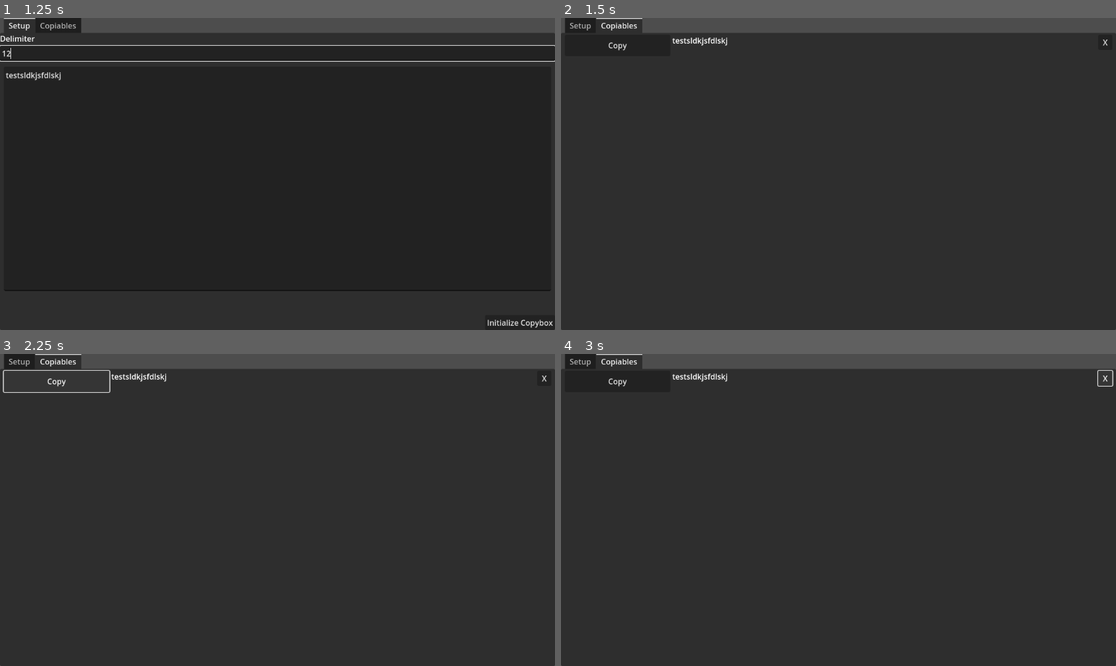
Above: before the commit, frames 1-4 (two rows, left to right).
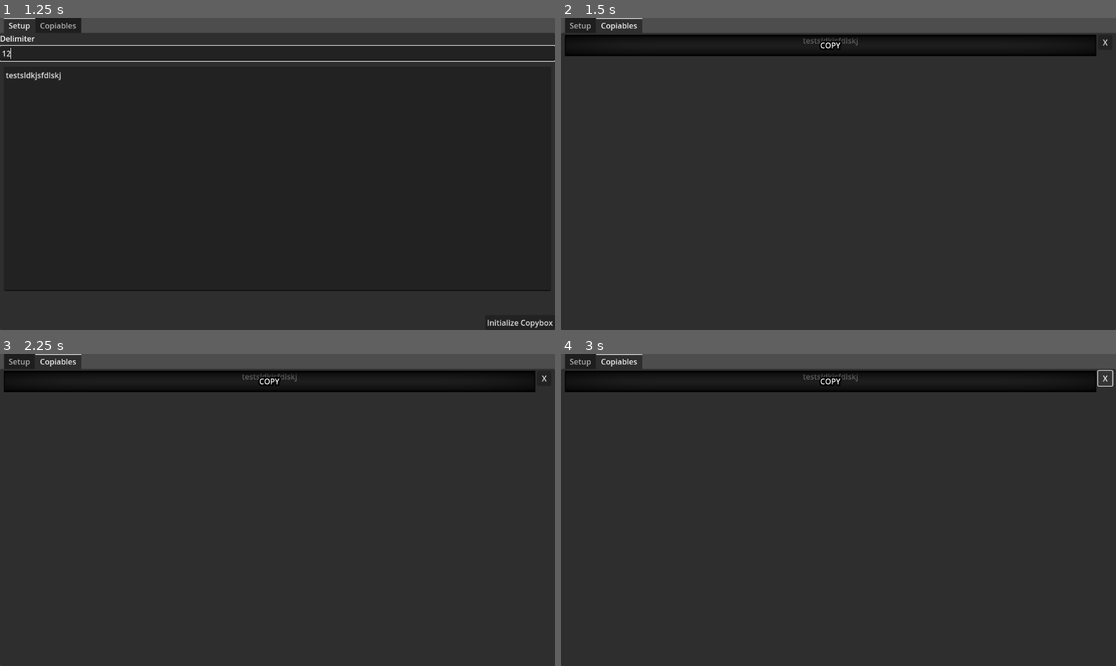
Above: after the commit, the same moments.

Repository: Scribble-Sheep/Copybox
Game: Godot game, scene res://Mainscene.tscn
Two runs of this game, one before a commit and one after it. Both use one fixed random seed, a clock stepped at 60 frames per second and the inputs below.
Inputs (mouse positions are in pixels of both pictures, inside the frame that each line leads up to; where the layout moved, square brackets give the same spot in the first picture):
- Up to frame 1 (1.25 s): click (277, 52) at 0.52 s; type "12" at 0.6 s
- Up to frame 2 (1.5 s): click "Initialize Copybox" at 1.25 s
- Up to frame 3 (2.25 s): click (271, 382) [55, 382] at 2 s
- Up to frame 4 (3 s): click "X" at 2.75 s

Frame 1 is identical in both runs. In frame 2, 3.5% of the frame differs, in the area x 0-97%, y 5-13%; in frame 3, 4.5%; in frame 4, 3.5%.

Commit message:
Prettyfied the copiables

Diff:
--- a/CopyablesBox.gd
+++ b/CopyablesBox.gd
@@ -13,5 +13,5 @@
 		return
 
 	for s in inStringArr:
-		var newchild:CopyableDisplay = CopyableDisplay.create_display(s)
+		var newchild:LabeledCopyableDisplay = LabeledCopyableDisplay.create_display(s)
 		add_child(newchild)
--- /dev/null
+++ b/LabeledCopyableDisplay.gd
@@ -0,0 +1,29 @@
+class_name LabeledCopyableDisplay
+
+extends MarginContainer
+
+
+static var copyable_display_scene := preload("res://LabeledCopyableDisplay.tscn")
+var copy_string := "Unset string"
+var name_string := "SOMETHING IS WRONG"
+@onready var string_label := %CopyLabel
+@onready var name_label := %TitleLabel
+
+static func create_display(new_copy_string:String, new_name_string:= "COPY")-> LabeledCopyableDisplay:
+	var new_display:= copyable_display_scene.instantiate()
+	new_display.copy_string = new_copy_string
+	new_display.name_string = new_name_string
+	return new_display
+
+
+func _ready() -> void:
+	string_label.text = copy_string
+	name_label.text = name_string
+
+
+func _on_closebutton_pressed() -> void:
+	EventBus.attempt_close_display.emit(self)
+
+
+func _on_copybutton_pressed() -> void:
+	DisplayServer.clipboard_set(copy_string)
--- /dev/null
+++ b/LabeledCopyableDisplay.tscn
@@ -0,0 +1,140 @@
+[gd_scene load_steps=13 format=3 uid="uid://cy5i7w3smd0rh"]
+
+[ext_resource type="Script" path="res://LabeledCopyableDisplay.gd" id="1_s24os"]
+[ext_resource type="Texture2D" uid="uid://c2j0wda35t2mx" path="res://nineslice.png" id="2_ohrsc"]
+
+[sub_resource type="CanvasItemMaterial" id="CanvasItemMaterial_wxrxw"]
+blend_mode = 3
+light_mode = 1
+
+[sub_resource type="StyleBoxEmpty" id="StyleBoxEmpty_voft3"]
+
+[sub_resource type="StyleBoxEmpty" id="StyleBoxEmpty_vr0sc"]
+
+[sub_resource type="StyleBoxEmpty" id="StyleBoxEmpty_pw1ob"]
+
+[sub_resource type="StyleBoxEmpty" id="StyleBoxEmpty_n8mu3"]
+
+[sub_resource type="StyleBoxEmpty" id="StyleBoxEmpty_weyr4"]
+
+[sub_resource type="Theme" id="Theme_hca64"]
+VScrollBar/styles/grabber = SubResource("StyleBoxEmpty_voft3")
+VScrollBar/styles/grabber_highlight = SubResource("StyleBoxEmpty_vr0sc")
+VScrollBar/styles/grabber_pressed = SubResource("StyleBoxEmpty_pw1ob")
+VScrollBar/styles/scroll = SubResource("StyleBoxEmpty_n8mu3")
+VScrollBar/styles/scroll_focus = SubResource("StyleBoxEmpty_weyr4")
+
+[sub_resource type="StyleBoxFlat" id="StyleBoxFlat_xoqyf"]
+bg_color = Color(0.117647, 0.117647, 0.117647, 1)
+
+[sub_resource type="LabelSettings" id="LabelSettings_ftaq6"]
+font_color = Color(1, 1, 1, 0.372549)
+
+[sub_resource type="LabelSettings" id="LabelSettings_6p40s"]
+outline_size = 13
+outline_color = Color(0, 0, 0, 1)
+shadow_size = 15
+shadow_color = Color(0, 0, 0, 0.388235)
+
+[node name="Control" type="MarginContainer"]
+custom_minimum_size = Vector2(0, 52)
+anchors_preset = 10
+anchor_right = 1.0
+offset_bottom = 52.0
+grow_horizontal = 2
+size_flags_horizontal = 3
+theme_override_constants/margin_left = 8
+theme_override_constants/margin_top = 4
+theme_override_constants/margin_right = 8
+theme_override_constants/margin_bottom = 4
+script = ExtResource("1_s24os")
+
+[node name="HBoxContainer" type="HBoxContainer" parent="."]
+layout_mode = 2
+
+[node name="Display" type="Control" parent="HBoxContainer"]
+layout_mode = 2
+size_flags_horizontal = 3
+
+[node name="Vignette" type="NinePatchRect" parent="HBoxContainer/Display"]
+material = SubResource("CanvasItemMaterial_wxrxw")
+layout_mode = 2
+offset_right = 1103.0
+offset_bottom = 44.0
+grow_horizontal = 2
+grow_vertical = 2
+size_flags_horizontal = 3
+size_flags_vertical = 3
+mouse_filter = 1
+texture = ExtResource("2_ohrsc")
+patch_margin_left = 3
+patch_margin_top = 5
+patch_margin_right = 3
+patch_margin_bottom = 5
+
+[node name="ScrollContainer" type="ScrollContainer" parent="HBoxContainer/Display/Vignette"]
+show_behind_parent = true
+layout_mode = 1
+anchors_preset = 15
+anchor_right = 1.0
+anchor_bottom = 1.0
+grow_horizontal = 2
+grow_vertical = 2
+size_flags_horizontal = 3
+theme = SubResource("Theme_hca64")
+theme_override_styles/panel = SubResource("StyleBoxFlat_xoqyf")
+
+[node name="CopyLabel" type="Label" parent="HBoxContainer/Display/Vignette/ScrollContainer"]
+unique_name_in_owner = true
+custom_minimum_size = Vector2(8.92, 0)
+layout_mode = 2
+size_flags_horizontal = 3
+size_flags_vertical = 3
+text = "test text for thtelkjd lsest sdfkjsdf sdlfkjsdf"
+label_settings = SubResource("LabelSettings_ftaq6")
+horizontal_alignment = 1
+autowrap_mode = 3
+
+[node name="CopyButton" type="Button" parent="HBoxContainer/Display/Vignette/ScrollContainer/CopyLabel"]
+layout_mode = 1
+anchors_preset = 15
+anchor_right = 1.0
+anchor_bottom = 1.0
+grow_horizontal = 2
+grow_vertical = 2
+size_flags_horizontal = 3
+size_flags_stretch_ratio = 0.25
+mouse_filter = 1
+flat = true
+
+[node name="TitleLabel" type="Label" parent="HBoxContainer/Display"]
+unique_name_in_owner = true
+layout_mode = 1
+anchors_preset = 15
+anchor_right = 1.0
+anchor_bottom = 1.0
+grow_horizontal = 2
+grow_vertical = 2
+text = "copy."
+label_settings = SubResource("LabelSettings_6p40s")
+horizontal_alignment = 1
+vertical_alignment = 1
+autowrap_mode = 3
+
+[node name="Control" type="Control" parent="HBoxContainer"]
+custom_minimum_size = Vector2(29.315, 0)
+layout_mode = 2
+
+[node name="Closebutton" type="Button" parent="HBoxContainer/Control"]
+custom_minimum_size = Vector2(0, 31)
+layout_mode = 1
+anchors_preset = 10
+anchor_right = 1.0
+offset_bottom = 31.0
+grow_horizontal = 2
+size_flags_horizontal = 8
+size_flags_vertical = 0
+text = "X"
+
+[connection signal="pressed" from="HBoxContainer/Display/Vignette/ScrollContainer/CopyLabel/CopyButton" to="." method="_on_copybutton_pressed"]
+[connection signal="pressed" from="HBoxContainer/Control/Closebutton" to="." method="_on_closebutton_pressed"]
Binary file added: nineslice.png
Not shown, added: nineslice.png.import
